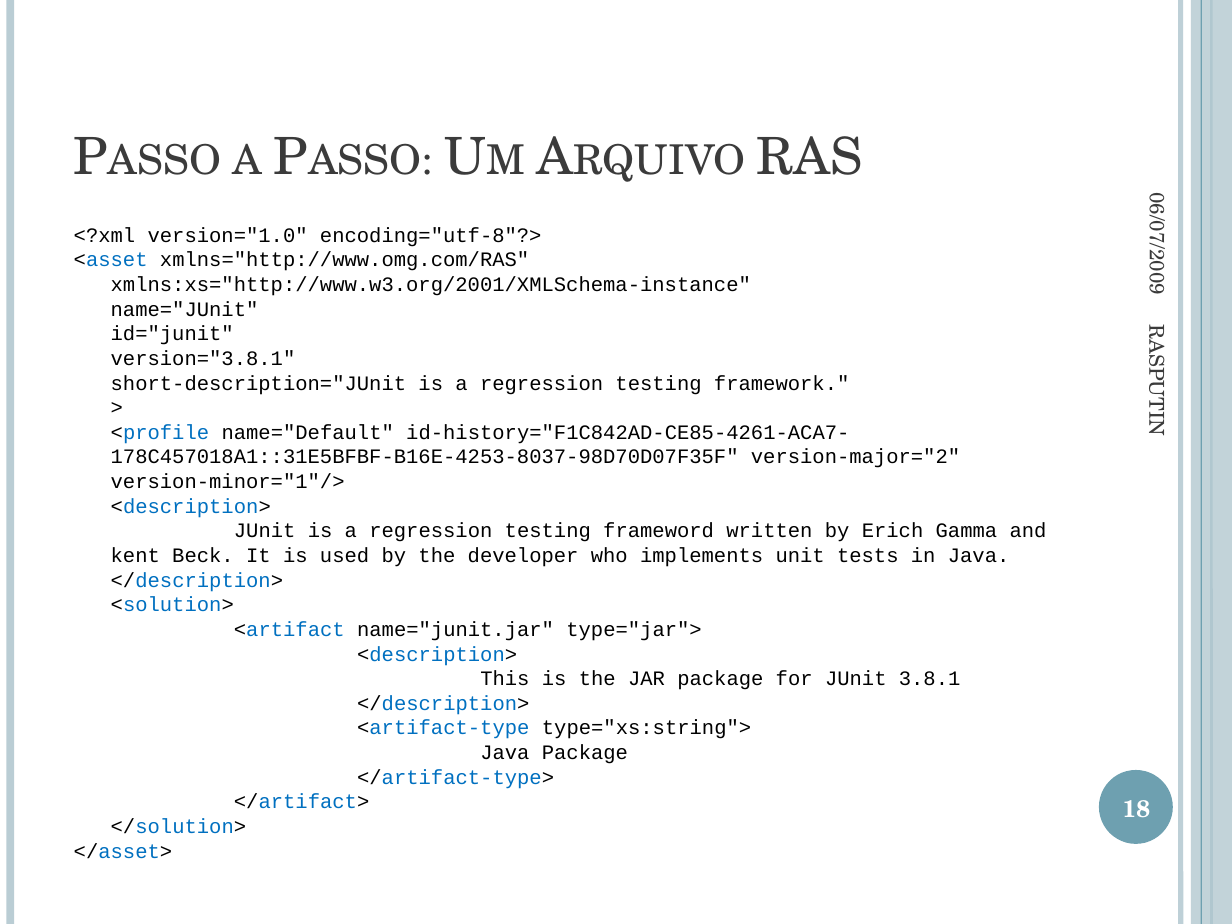
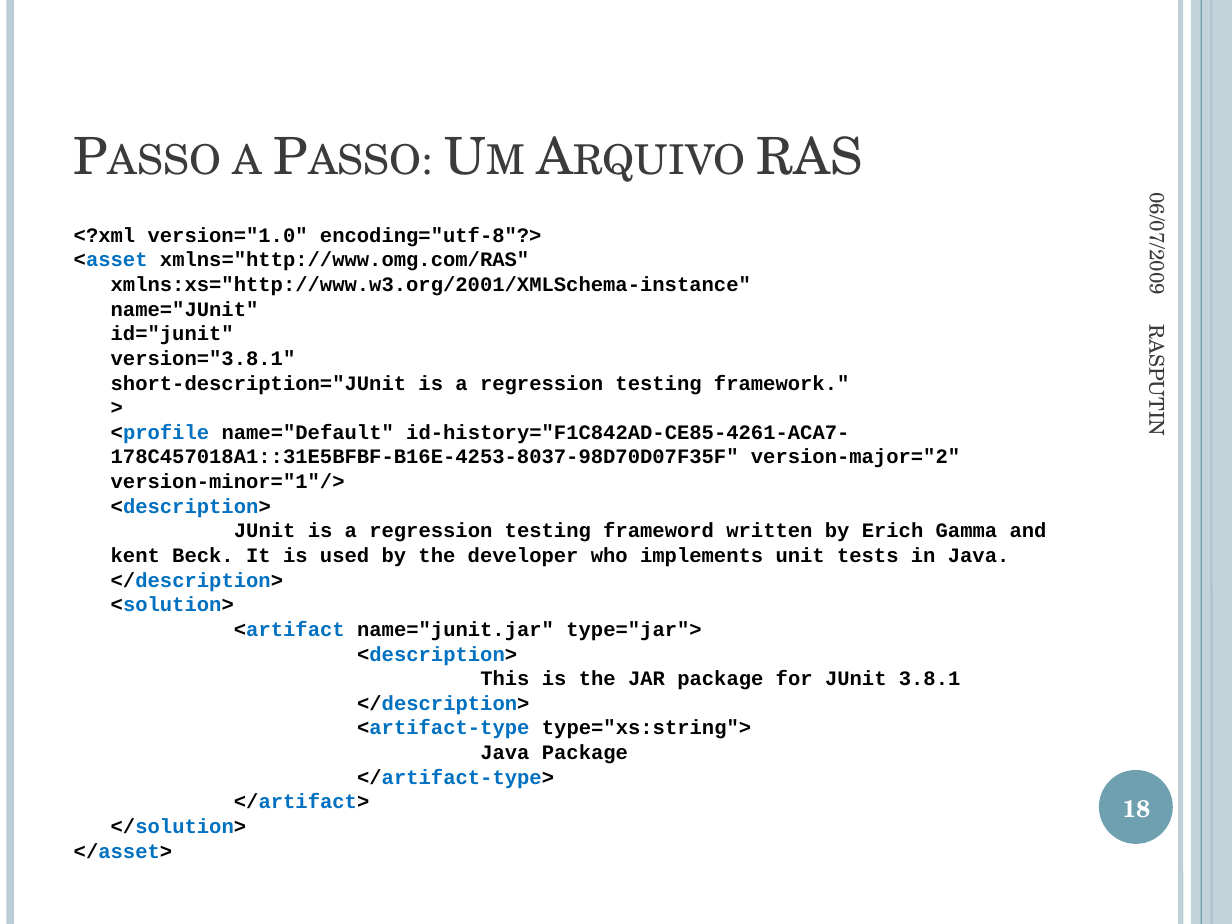
Before and after one commit to jmftrindade/ras4maven, a slide deck: slide 18 of PromotingSoftwareReuseWithRAS/RASPUTIN.pptx. Drawn at 1232x924 pixels with LibreOffice and Linux fonts; fonts in the diff are those of the drawing. Boxes give left, top, right and bottom in pixels: in the first picture for what was removed or moved away, otherwise in the second. Text is boxed around its words. In the diff, an @@ line names an element or a change of style, - is before the commit and + after.

```diff
--- a/PromotingSoftwareReuseWithRAS/RASPUTIN.pptx
+++ b/PromotingSoftwareReuseWithRAS/RASPUTIN.pptx
@@ text "<?xml version="1.0" encoding="utf-8"?>" at (74, 227, 1047, 859): bold on @@
```
Also in this commit, not shown: 8 other slides changed, 3 other files.
